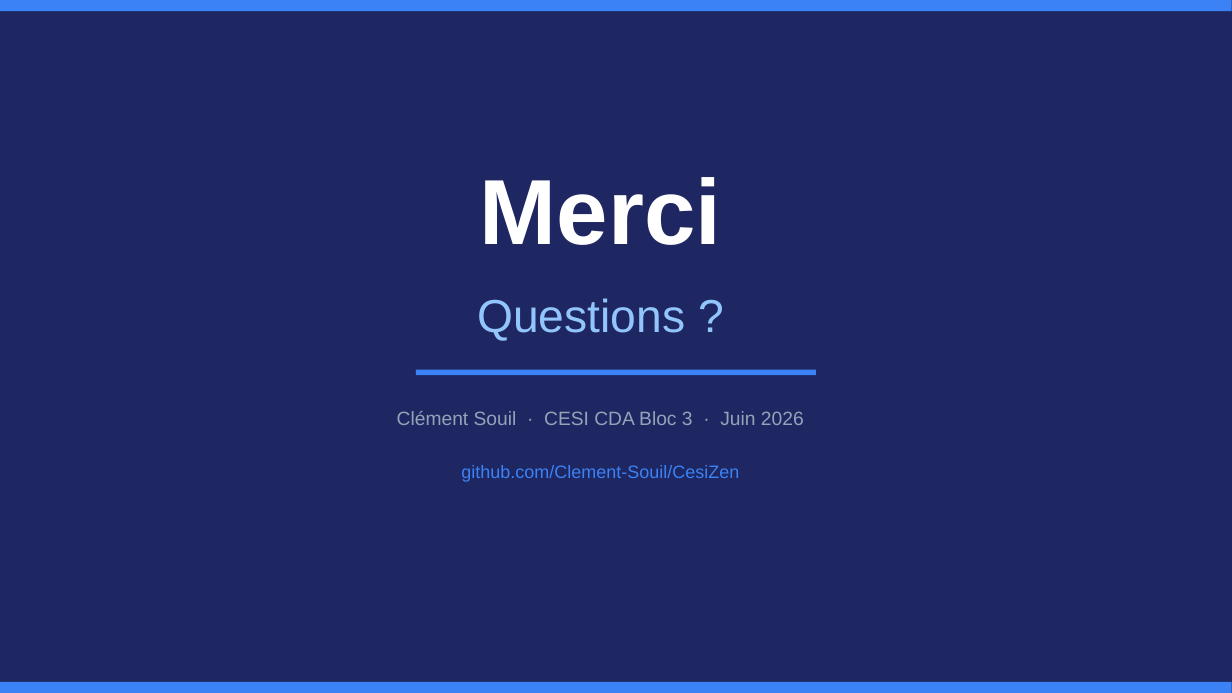
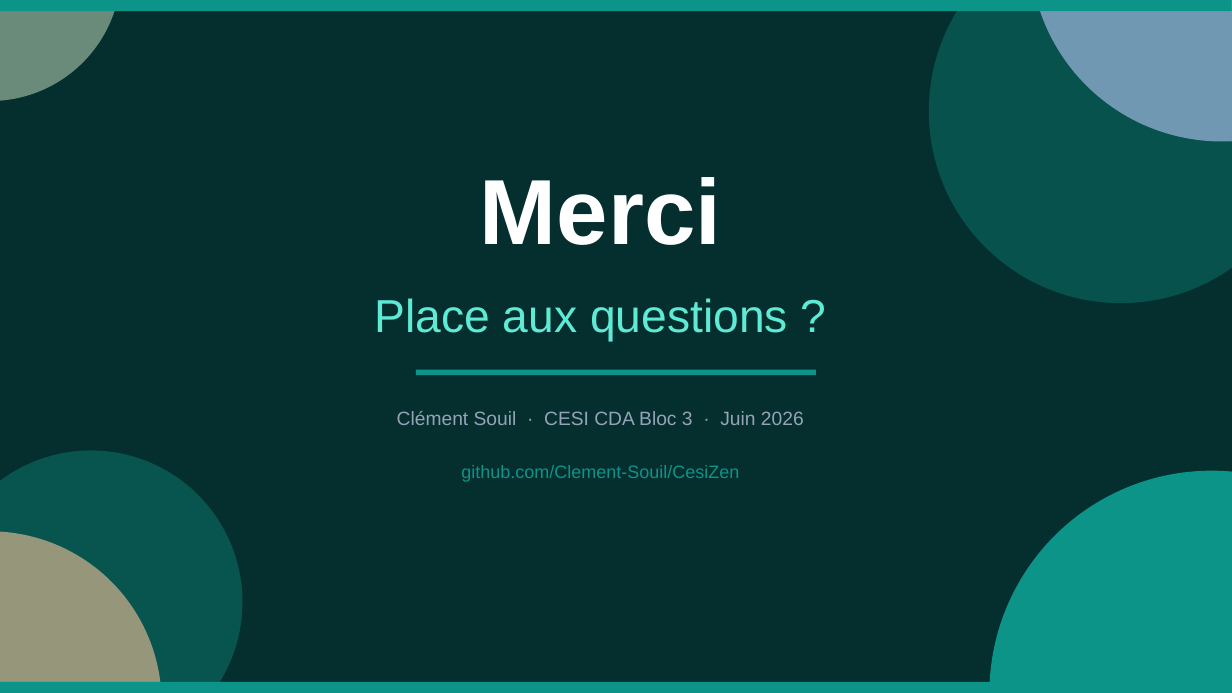
Before and after one commit to Clement-Souil/CesiZen, a slide deck: slide 20 of docs-bloc3/Soutenance_Bloc3_CESIZen.pptx (slide 26 before the commit). Drawn at 1232x693 pixels with LibreOffice and Linux fonts; fonts in the diff are those of the drawing. Boxes give left, top, right and bottom in pixels: in the first picture for what was removed or moved away, otherwise in the second. Text is boxed around its words. In the diff, an @@ line names an element or a change of style, - is before the commit and + after.

```diff
--- a/docs-bloc3/Soutenance_Bloc3_CESIZen.pptx
+++ b/docs-bloc3/Soutenance_Bloc3_CESIZen.pptx
@@ background #1E2761 to #115E59 @@
@@ rectangle added at [0, 0, 1232, 693], fill #042F2E @@
@@ ellipse added at [0, 0, 121, 101], fill #6B8B7A @@
@@ ellipse added at [929, 0, 1232, 304], fill #0D9488 at 35% opacity @@
@@ ellipse added at [1031, 0, 1232, 142], fill #A79BC9 @@
@@ ellipse added at [41, 30, 69, 59], fill #B45309 at 90% opacity @@
@@ text at [375, 298, 788, 342]: text changed; text colour #93C5FD to #5EEAD4 @@
-Questions ?
+Place aux questions ?
@@ fill #3B82F6 to #0D9488 in 3 elements at [0, 0, 1232, 11], [0, 682, 1232, 693], [416, 370, 816, 375] @@
@@ ellipse added at [0, 451, 242, 693], fill #14B8A6 at 28% opacity @@
@@ text "github.com/Clement-Souil/CesiZen" at [461, 465, 739, 482]: text colour #3B82F6 to #0D9488 @@
@@ ellipse added at [990, 470, 1232, 693], fill #0D9488 @@
@@ ellipse added at [0, 531, 162, 693], fill #C98A6B @@
```
Also in this commit, not shown: 19 other slides changed, 6 slides removed, 40 other files.
